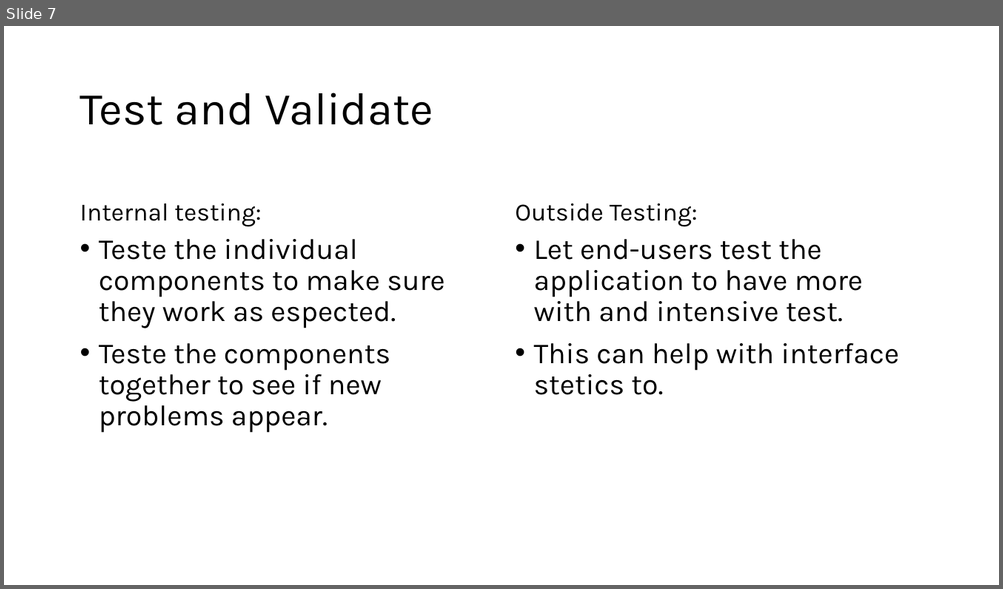
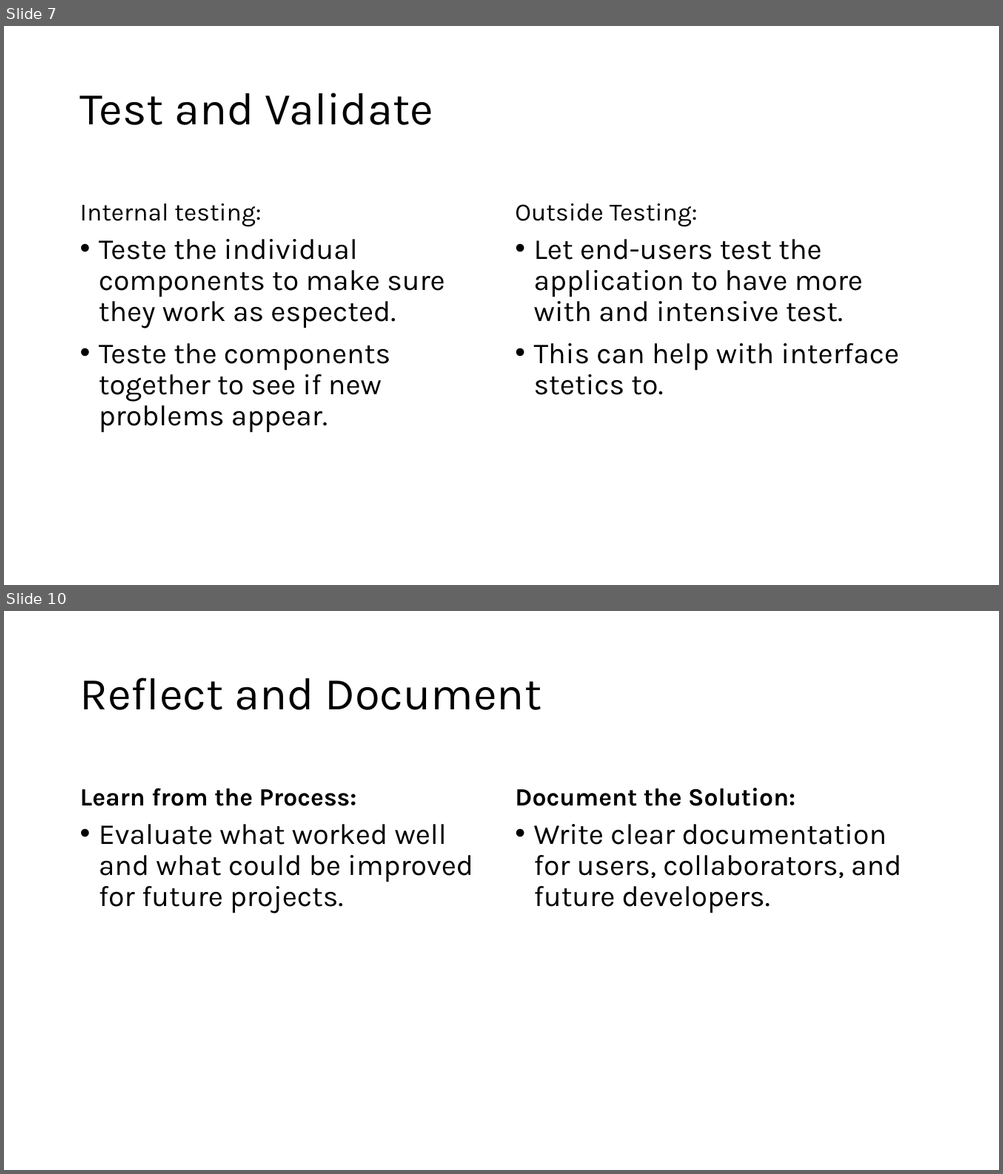
Before and after one commit to Licinio14/softdev, a slide deck: ingles/Apresentação.pptx. Shown one above the other, each under a label of ours: slide 7 before the commit, slides 7 and 10 after it; the slides between them are not shown. The pictures are 1003x589 and 1003x1174 pixels, drawn with LibreOffice and Linux fonts; fonts in the diff are those of the drawing. Boxes give left, top, right and bottom in pixels: in the first picture for what was removed or moved away, otherwise in the second. Text is boxed around its words. In the diff, an @@ line names an element or a change of style, - is before the commit and + after.

```diff
--- a/ingles/Apresentação.pptx
+++ b/ingles/Apresentação.pptx
@@ slide 10 added at (4,611,999,1170), background #FFFFFF @@
@@ title added at (80,678,541,710), 44 pt, text #000000 @@
+Reflect and Document
@@ text added at (80,788,357,806), 24 pt, text #000000, bold @@
+Learn from the Process:
@@ text added at (515,788,795,806), 24 pt, text #000000, bold @@
+Document the Solution:
@@ text added at (99,824,473,914), 28 pt, text #000000 @@
+• Evaluate what worked well and what could be improved for future projects.
@@ text added at (534,824,901,914), 28 pt, text #000000 @@
+• Write clear documentation for users, collaborators, and future developers.
```
Also in this commit, not shown: 1 slide changed, 2 other slides added, 2 other files.
